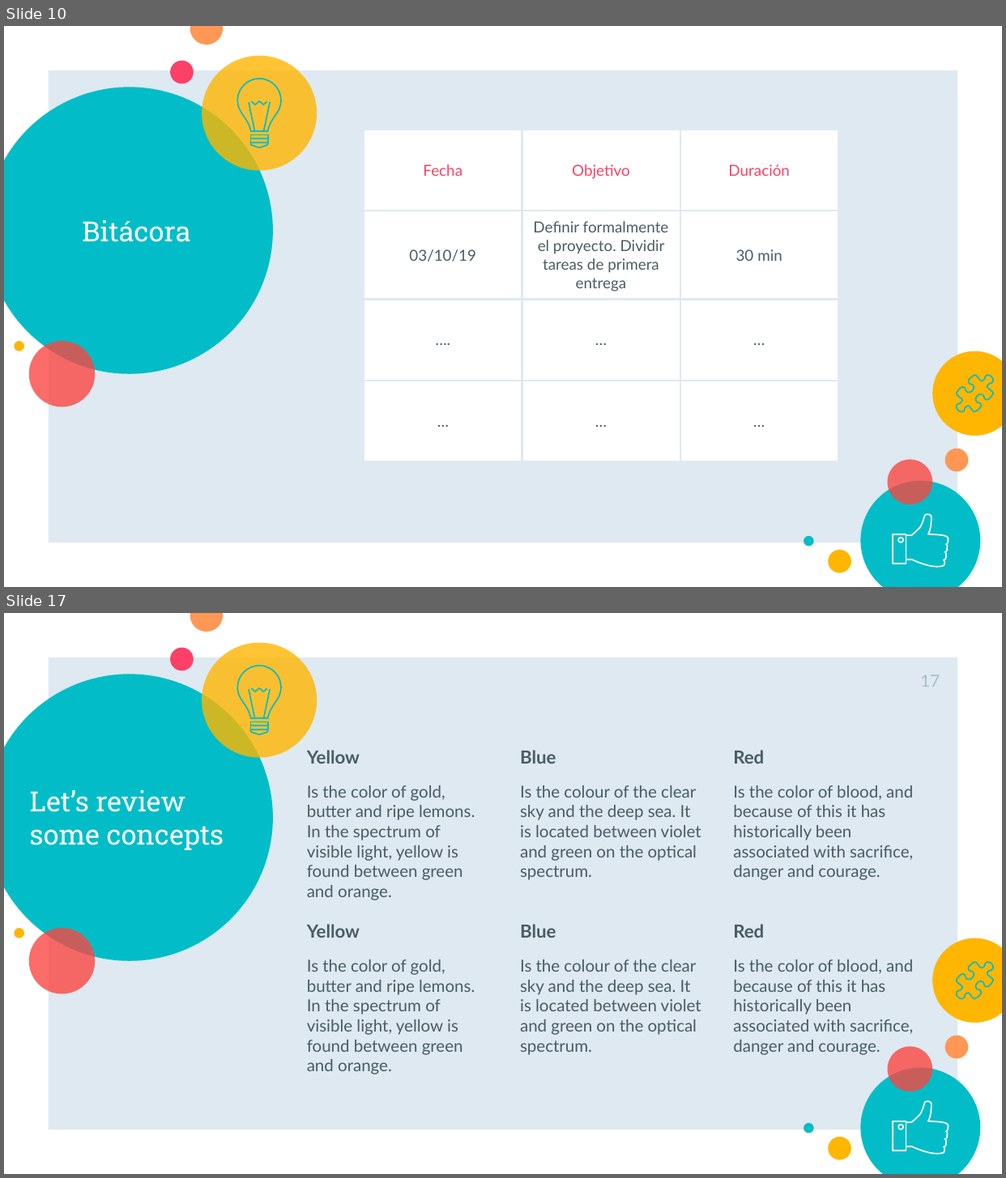
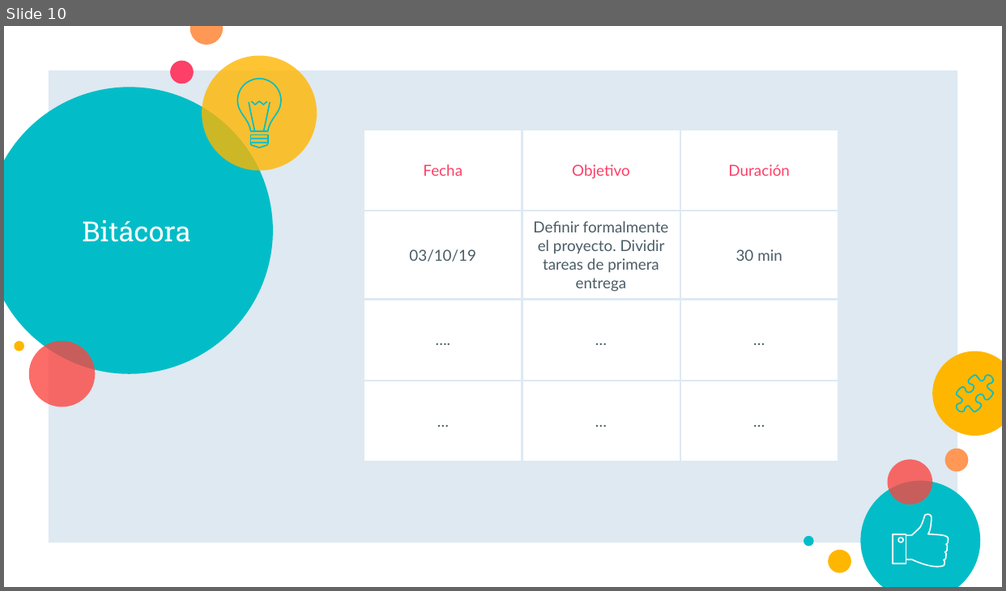
Before and after one commit to JETC-98/OOP, a slide deck: Docs/PrimeraEntrega.pptx. Shown one above the other, each under a label of ours: slides 10 and 17 before the commit, slide 10 after it; the slides between them are not shown. The pictures are 1006x1178 and 1006x591 pixels, drawn with LibreOffice and Linux fonts; fonts in the diff are those of the drawing. Boxes give left, top, right and bottom in pixels: in the first picture for what was removed or moved away, otherwise in the second. Text is boxed around its words. In the diff, an @@ line names an element or a change of style, - is before the commit and + after.

```diff
--- a/Docs/PrimeraEntrega.pptx
+++ b/Docs/PrimeraEntrega.pptx
@@ slide 17 removed at (4,613,1002,1174), background #FFFFFF; not listed: 24 template elements that a slide beside it also shows @@
@@ page number removed at (920,675,940,687) @@
-17
@@ text removed at (307,750,475,901) @@
-Yellow
-Is the color of gold, butter and ripe lemons. In the spectrum of visible light, yellow is found between green and orange.
@@ text removed at (520,750,701,880) @@
-Blue
-Is the colour of the clear sky and the deep sea. It is located between violet and green on the optical spectrum.
@@ text removed at (733,750,913,880) @@
-Red
-Is the color of blood, and because of this it has historically been associated with sacrifice, danger and courage.
@@ title removed at (30,790,224,850) @@
-Let’s review some concepts
@@ text removed at (307,924,475,1075) @@
-Yellow
-Is the color of gold, butter and ripe lemons. In the spectrum of visible light, yellow is found between green and orange.
@@ text removed at (520,924,701,1055) @@
-Blue
-Is the colour of the clear sky and the deep sea. It is located between violet and green on the optical spectrum.
@@ text removed at (733,924,913,1055) @@
-Red
-Is the color of blood, and because of this it has historically been associated with sacrifice, danger and courage.
```
Also in this commit, not shown: 8 slides changed, 1 slide added, 5 other slides removed.
